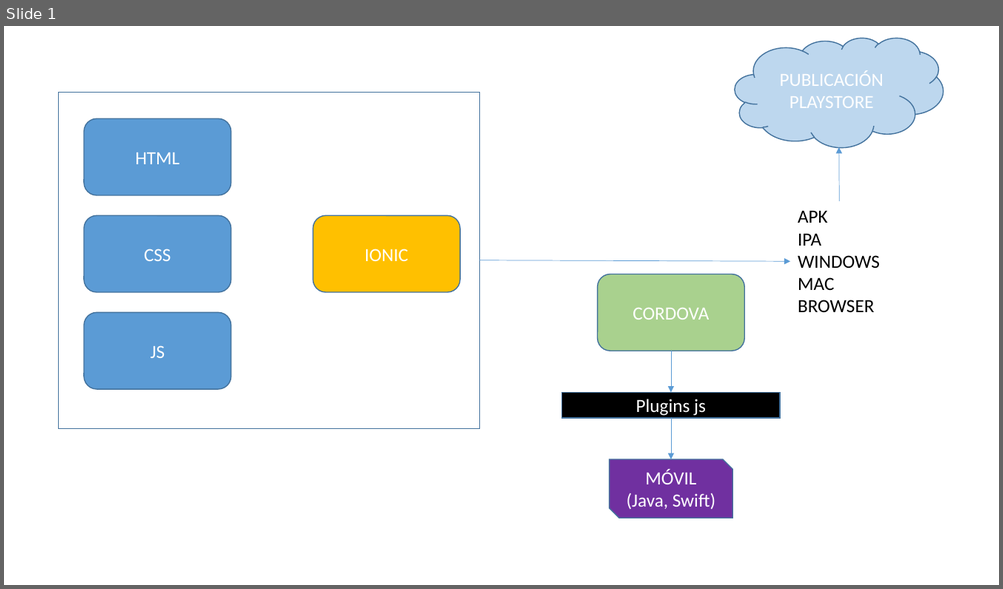
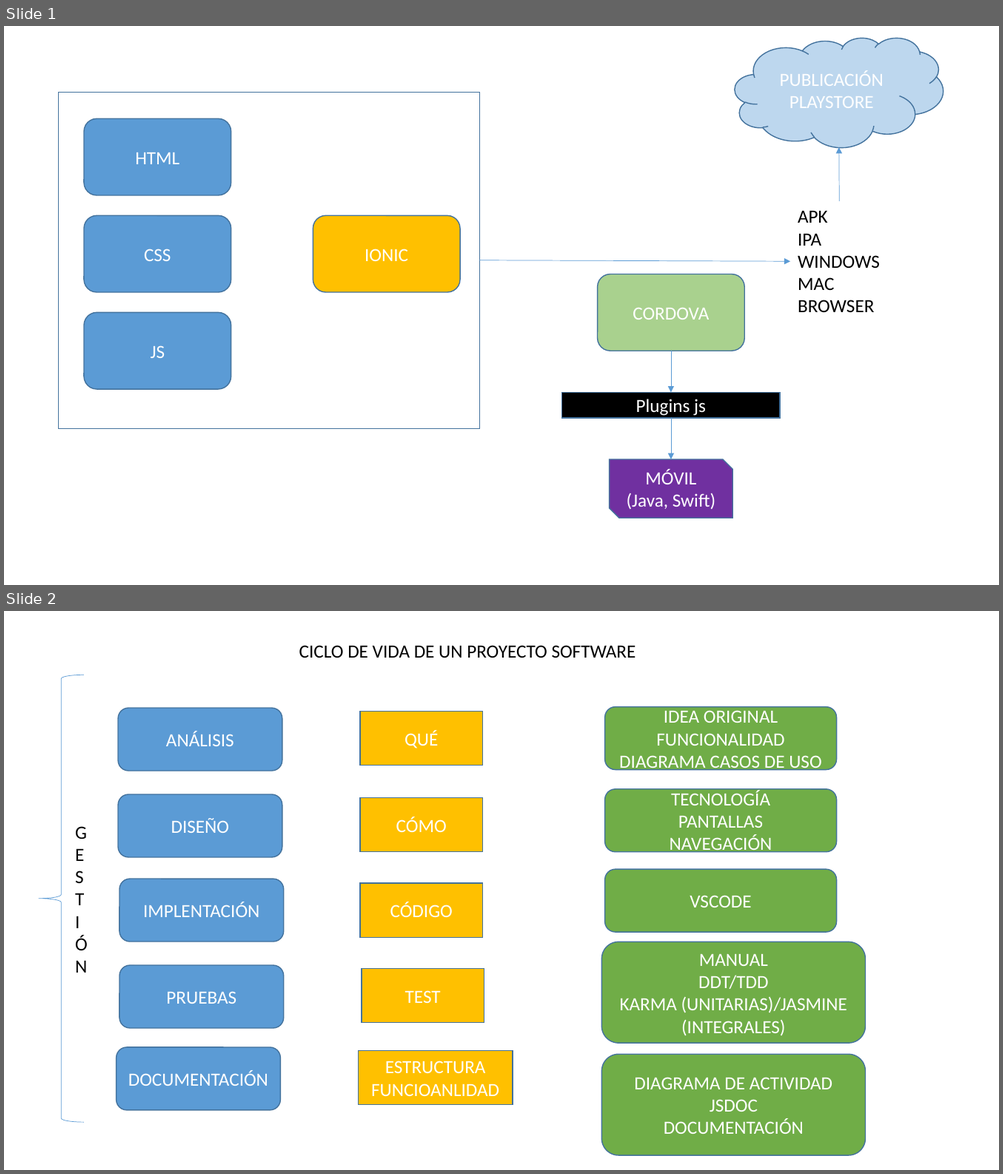
Before and after one commit to emiliosans/js20765, a slide deck: ESQUEMA CURSO.pptx. Shown one above the other, each under a label of ours: slide 1 before the commit, slides 1 and 2 after it. The pictures are 1003x589 and 1003x1174 pixels, drawn with LibreOffice and Linux fonts; fonts in the diff are those of the drawing. Boxes give left, top, right and bottom in pixels: in the first picture for what was removed or moved away, otherwise in the second. Text is boxed around its words. In the diff, an @@ line names an element or a change of style, - is before the commit and + after.

Commit message:
doc ciclo vida y nuevo apk con hector y ernesto sin maquetar

```diff
--- a/ESQUEMA CURSO.pptx
+++ b/ESQUEMA CURSO.pptx
@@ slide 2 added at [4, 611, 999, 1170], background #FFFFFF @@
@@ text added at [299, 645, 636, 658], 18 pt, text #000000 @@
+CICLO DE VIDA DE UN PROYECTO SOFTWARE
@@ left brace added at [38, 675, 84, 1123], outline #5B9BD5 0.5 pt, 18 pt, text #000000 @@
+GESTIÓN
@@ rounded rectangle added at [118, 708, 282, 771], fill #5B9BD5, outline #43739E 1 pt, 18 pt, text #FFFFFF @@
+ANÁLISIS
@@ rectangle added at [360, 711, 482, 766], fill #FFC000, outline #43739E 1 pt, 18 pt, text #FFFFFF @@
+QUÉ
@@ rounded rectangle added at [605, 707, 836, 770], fill #70AD47, outline #43739E 1 pt, 18 pt, text #FFFFFF @@
+IDEA ORIGINAL
+FUNCIONALIDAD
+DIAGRAMA CASOS DE USO
@@ rounded rectangle added at [118, 795, 282, 857], fill #5B9BD5, outline #43739E 1 pt, 18 pt, text #FFFFFF @@
+DISEÑO
@@ rectangle added at [360, 797, 482, 852], fill #FFC000, outline #43739E 1 pt, 18 pt, text #FFFFFF @@
+CÓMO
@@ rounded rectangle added at [605, 789, 836, 852], fill #70AD47, outline #43739E 1 pt, 18 pt, text #FFFFFF @@
+TECNOLOGÍA
+PANTALLAS
+NAVEGACIÓN
@@ rounded rectangle added at [605, 869, 836, 932], fill #70AD47, outline #43739E 1 pt, 18 pt, text #FFFFFF @@
+VSCODE
@@ rounded rectangle added at [119, 879, 284, 942], fill #5B9BD5, outline #43739E 1 pt, 18 pt, text #FFFFFF @@
+IMPLENTACIÓN
@@ rectangle added at [360, 883, 482, 938], fill #FFC000, outline #43739E 1 pt, 18 pt, text #FFFFFF @@
+CÓDIGO
@@ rounded rectangle added at [602, 943, 865, 1044], fill #70AD47, outline #43739E 1 pt, 18 pt, text #FFFFFF @@
+MANUAL
+DDT/TDD
+KARMA (UNITARIAS)/JASMINE (INTEGRALES)
@@ rounded rectangle added at [119, 965, 284, 1028], fill #5B9BD5, outline #43739E 1 pt, 18 pt, text #FFFFFF @@
+PRUEBAS
@@ rectangle added at [361, 969, 484, 1024], fill #FFC000, outline #43739E 1 pt, 18 pt, text #FFFFFF @@
+TEST
@@ rounded rectangle added at [116, 1048, 280, 1111], fill #5B9BD5, outline #43739E 1 pt, 18 pt, text #FFFFFF @@
+DOCUMENTACIÓN
@@ rectangle added at [358, 1051, 513, 1105], fill #FFC000, outline #43739E 1 pt, 18 pt, text #FFFFFF @@
+ESTRUCTURA
+FUNCIOANLIDAD
@@ rounded rectangle added at [602, 1055, 865, 1156], fill #70AD47, outline #43739E 1 pt, 18 pt, text #FFFFFF @@
+DIAGRAMA DE ACTIVIDAD
+JSDOC
+DOCUMENTACIÓN
```
Also in this commit, not shown: 2 other files.
